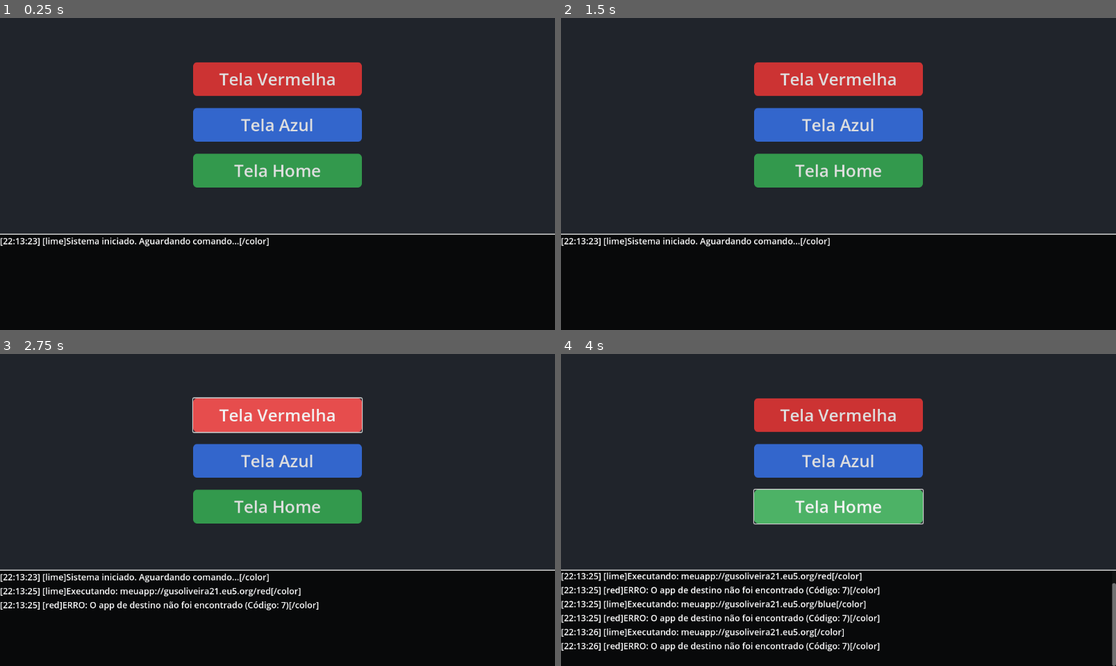
Above: before the commit, frames 1-4 (two rows, left to right).
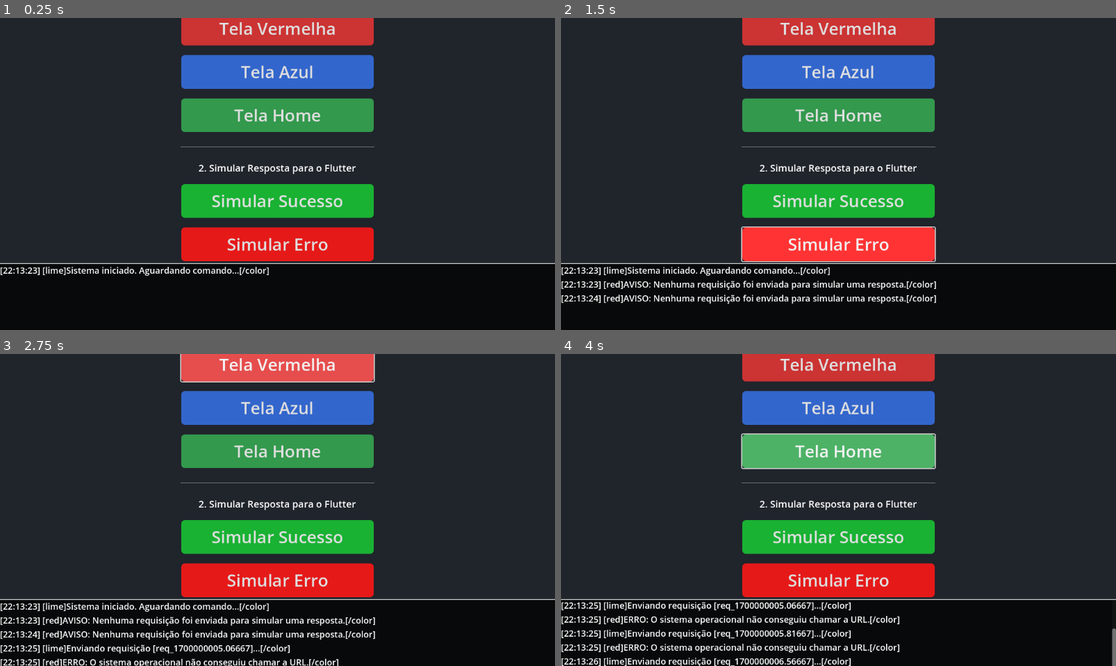
Above: after the commit, the same moments.

Repository: gusoliveira21/deeplink
Game: Godot game, scene res://tela_principal.tscn
Same seed, same stepped clock (60 frames per second), same inputs: the game is played once before the commit and once after it.
Inputs (mouse positions are in pixels of both pictures, inside the frame that each line leads up to):
- Up to frame 1 (0.25 s): no input
- Up to frame 2 (1.5 s): click (838, 202) at 0.5 s, where only the run after the commit has a clickable "Simular Sucesso"; click (838, 245) at 1.25 s, where only the run after the commit has a clickable "Simular Erro"
- Up to frame 3 (2.75 s): click "Tela Vermelha" at 2 s
- Up to frame 4 (4 s): click "Tela Azul" at 2.75 s; click "Tela Home" at 3.5 s

The runs differ from the first frame. In frame 1, 30% of the frame differs, in the area x 0-100%, y 0-83%; in frame 2, 31%; in frame 3, 33%; in frame 4, 34%, in the area x 0-100%, y 0-100%.

Commit message:
feat: now, the app flutter receive the log by success or error and the godot send the case success/error

Diff:
--- a/deeplink_b/button.gd
+++ b/deeplink_b/button.gd
@@ -1,46 +1,78 @@
 # res://button.gd
 extends Control
 
-# Pega referências aos nós que vamos usar. O '%' é um atalho para get_node.
 @onready var red_button: Button = %RedButton
 @onready var blue_button: Button = %BlueButton
 @onready var home_button: Button = %HomeButton
+@onready var success_button: Button = %SuccessButton # Adicionado
+@onready var error_button: Button = %ErrorButton   # Adicionado
 @onready var log_label: Label = %LogLabel
 @onready var log_scroll: ScrollContainer = %LogScroll
 
+var pending_requests = {}
+var last_request_id: String = "" # Adicionado para guardar o último ID
+
 func _ready() -> void:
-	# Limpa o log inicial
 	log_label.text = ""
 	_add_log_entry("Sistema iniciado. Aguardando comando...", false)
 
-	# Conecta os sinais dos botões às suas respectivas funções
-	red_button.pressed.connect(func(): _open_deep_link("/red"))
-	blue_button.pressed.connect(func(): _open_deep_link("/blue"))
-	home_button.pressed.connect(func(): _open_deep_link(""))
+	# Conecta os botões de requisição
+	red_button.pressed.connect(func(): _send_request("/red"))
+	blue_button.pressed.connect(func(): _send_request("/blue"))
+	home_button.pressed.connect(func(): _send_request(""))
 
-# Função centralizada para abrir qualquer deep link
-func _open_deep_link(path: String) -> void:
-	# Monta a URL com base no novo host e no caminho do botão
+	# Adicionado: Conecta os botões de callback (resposta)
+	success_button.pressed.connect(func():
+		if not last_request_id.is_empty():
+			_send_callback_to_flutter(last_request_id, true)
+		else:
+			_add_log_entry("AVISO: Nenhuma requisição foi enviada para simular uma resposta.", true)
+	)
+	error_button.pressed.connect(func():
+		if not last_request_id.is_empty():
+			_send_callback_to_flutter(last_request_id, false)
+		else:
+			_add_log_entry("AVISO: Nenhuma requisição foi enviada para simular uma resposta.", true)
+	)
+
+func _send_request(path: String) -> void:
 	var base_host = "gusoliveira21.eu5.org"
-	var deep_link_url = "meuapp://%s%s" % [base_host, path]
 
-	_add_log_entry("Executando: " + deep_link_url, false)
+	var request_id = "req_" + str(Time.get_unix_time_from_system())
+	last_request_id = request_id # Adicionado: Guarda o ID da requisição atual
+
+	var deep_link_url = "meuapp://%s%s?requestId=%s" % [base_host, path, request_id]
+
+	_add_log_entry("Enviando requisição [%s]..." % request_id, false)
+	pending_requests[request_id] = "Pendente"
 
 	var error_code = OS.shell_open(deep_link_url)
 
-	if error_code == OK:
-		_add_log_entry("SUCESSO: App respondeu.", false)
-	else:
-		_add_log_entry("ERRO: O app de destino não foi encontrado (Código: %s)" % error_code, true)
+	if error_code != OK:
+		_add_log_entry("ERRO: O sistema operacional não conseguiu chamar a URL.", true)
+		pending_requests.erase(request_id)
 
-# Adiciona uma nova linha ao nosso "terminal" de feedback
+func _send_callback_to_flutter(request_id: String, was_successful: bool) -> void:
+	var status = "success" if was_successful else "error"
+	var message = "Operação concluída com sucesso." if was_successful else "Falha na operação simulada."
+
+	var response_data = {
+		"requestId": request_id,
+		"status": status,
+		"message": message
+	}
+
+	var json_string = JSON.stringify(response_data)
+	DisplayServer.clipboard_set(json_string)
+	OS.shell_open("meuapp://gusoliveira21.eu5.org")
+
+	_add_log_entry("Callback enviado para o clipboard para requestId: " + request_id, false)
+
 func _add_log_entry(message: String, is_error: bool) -> void:
 	var timestamp = Time.get_time_string_from_system()
 	var color = "lime" if not is_error else "red"
 
-	# Usa BBCode para formatar o texto com cores
 	log_label.text += "[%s] [%s]%s[/color]\n" % [timestamp, color, message]
 
-	# Força o scroll a ir para o final para mostrar a última mensagem
 	await get_tree().process_frame
 	log_scroll.scroll_vertical = log_scroll.get_v_scroll_bar().max_value
--- a/deeplink_b/tela_principal.tscn
+++ b/deeplink_b/tela_principal.tscn
@@ -60,6 +60,48 @@
 
 [sub_resource type="StyleBoxFlat" id="StyleBoxFlat_home_hover"]
 bg_color = Color(0.3, 0.7, 0.4, 1)
+corner_radius_top_left = 8
+corner_radius_top_right = 8
+corner_radius_bottom_right = 8
+corner_radius_bottom_left = 8
+
+[sub_resource type="StyleBoxFlat" id="StyleBoxFlat_success_normal"]
+bg_color = Color(0.1, 0.7, 0.2, 1)
+corner_radius_top_left = 8
+corner_radius_top_right = 8
+corner_radius_bottom_right = 8
+corner_radius_bottom_left = 8
+
+[sub_resource type="StyleBoxFlat" id="StyleBoxFlat_success_pressed"]
+bg_color = Color(0.05, 0.6, 0.15, 1)
+corner_radius_top_left = 8
+corner_radius_top_right = 8
+corner_radius_bottom_right = 8
+corner_radius_bottom_left = 8
+
+[sub_resource type="StyleBoxFlat" id="StyleBoxFlat_success_hover"]
+bg_color = Color(0.15, 0.8, 0.25, 1)
+corner_radius_top_left = 8
+corner_radius_top_right = 8
+corner_radius_bottom_right = 8
+corner_radius_bottom_left = 8
+
+[sub_resource type="StyleBoxFlat" id="StyleBoxFlat_error_normal"]
+bg_color = Color(0.9, 0.1, 0.1, 1)
+corner_radius_top_left = 8
+corner_radius_top_right = 8
+corner_radius_bottom_right = 8
+corner_radius_bottom_left = 8
+
+[sub_resource type="StyleBoxFlat" id="StyleBoxFlat_error_pressed"]
+bg_color = Color(0.8, 0.05, 0.05, 1)
+corner_radius_top_left = 8
+corner_radius_top_right = 8
+corner_radius_bottom_right = 8
+corner_radius_bottom_left = 8
+
+[sub_resource type="StyleBoxFlat" id="StyleBoxFlat_error_hover"]
+bg_color = Color(1, 0.2, 0.2, 1)
 corner_radius_top_left = 8
 corner_radius_top_right = 8
 corner_radius_bottom_right = 8
@@ -101,11 +143,17 @@
 
 [node name="ButtonVBox" type="VBoxContainer" parent="MainVBox/ButtonContainer"]
 layout_mode = 2
-theme_override_constants/separation = 25
+theme_override_constants/separation = 20
+
+[node name="Label" type="Label" parent="MainVBox/ButtonContainer/ButtonVBox"]
+layout_mode = 2
+theme_override_font_sizes/font_size = 20
+text = "1. Enviar Requisição para o Flutter"
+horizontal_alignment = 1
 
 [node name="RedButton" type="Button" parent="MainVBox/ButtonContainer/ButtonVBox"]
 unique_name_in_owner = true
-custom_minimum_size = Vector2(350, 70)
+custom_minimum_size = Vector2(400, 70)
 layout_mode = 2
 theme_override_font_sizes/font_size = 35
 theme_override_styles/normal = SubResource("StyleBoxFlat_red_normal")
@@ -115,7 +163,7 @@
 
 [node name="BlueButton" type="Button" parent="MainVBox/ButtonContainer/ButtonVBox"]
 unique_name_in_owner = true
-custom_minimum_size = Vector2(350, 70)
+custom_minimum_size = Vector2(400, 70)
 layout_mode = 2
 theme_override_font_sizes/font_size = 35
 theme_override_styles/normal = SubResource("StyleBoxFlat_blue_normal")
@@ -125,7 +173,7 @@
 
 [node name="HomeButton" type="Button" parent="MainVBox/ButtonContainer/ButtonVBox"]
 unique_name_in_owner = true
-custom_minimum_size = Vector2(350, 70)
+custom_minimum_size = Vector2(400, 70)
 layout_mode = 2
 theme_override_font_sizes/font_size = 35
 theme_override_styles/normal = SubResource("StyleBoxFlat_home_normal")
@@ -133,6 +181,36 @@
 theme_override_styles/hover = SubResource("StyleBoxFlat_home_hover")
 text = "Tela Home"
 
+[node name="HSeparator" type="HSeparator" parent="MainVBox/ButtonContainer/ButtonVBox"]
+layout_mode = 2
+theme_override_constants/separation = 20
+
+[node name="Label2" type="Label" parent="MainVBox/ButtonContainer/ButtonVBox"]
+layout_mode = 2
+theme_override_font_sizes/font_size = 20
+text = "2. Simular Resposta para o Flutter"
+horizontal_alignment = 1
+
+[node name="SuccessButton" type="Button" parent="MainVBox/ButtonContainer/ButtonVBox"]
+unique_name_in_owner = true
+custom_minimum_size = Vector2(400, 70)
+layout_mode = 2
+theme_override_font_sizes/font_size = 35
+theme_override_styles/normal = SubResource("StyleBoxFlat_success_normal")
+theme_override_styles/pressed = SubResource("StyleBoxFlat_success_pressed")
+theme_override_styles/hover = SubResource("StyleBoxFlat_success_hover")
+text = "Simular Sucesso"
+
+[node name="ErrorButton" type="Button" parent="MainVBox/ButtonContainer/ButtonVBox"]
+unique_name_in_owner = true
+custom_minimum_size = Vector2(400, 70)
+layout_mode = 2
+theme_override_font_sizes/font_size = 35
+theme_override_styles/normal = SubResource("StyleBoxFlat_error_normal")
+theme_override_styles/pressed = SubResource("StyleBoxFlat_error_pressed")
+theme_override_styles/hover = SubResource("StyleBoxFlat_error_hover")
+text = "Simular Erro"
+
 [node name="LogPanel" type="PanelContainer" parent="MainVBox"]
 custom_minimum_size = Vector2(0, 200)
 layout_mode = 2
Not shown: 1 places in deeplink_b/tela_principal.tscn that only renumber resources
Not shown, changed: deeplink_a/android/app/src/main/AndroidManifest.xml
Not shown, added: deeplink_a/android/build/reports/problems/problems-report.html
Not shown, changed: deeplink_a/lib/pages/color_app_home_page.dart
Not shown, changed: deeplink_b/testedeeplink.apk
Not shown, changed: deeplink_b/testedeeplink.apk.idsig
